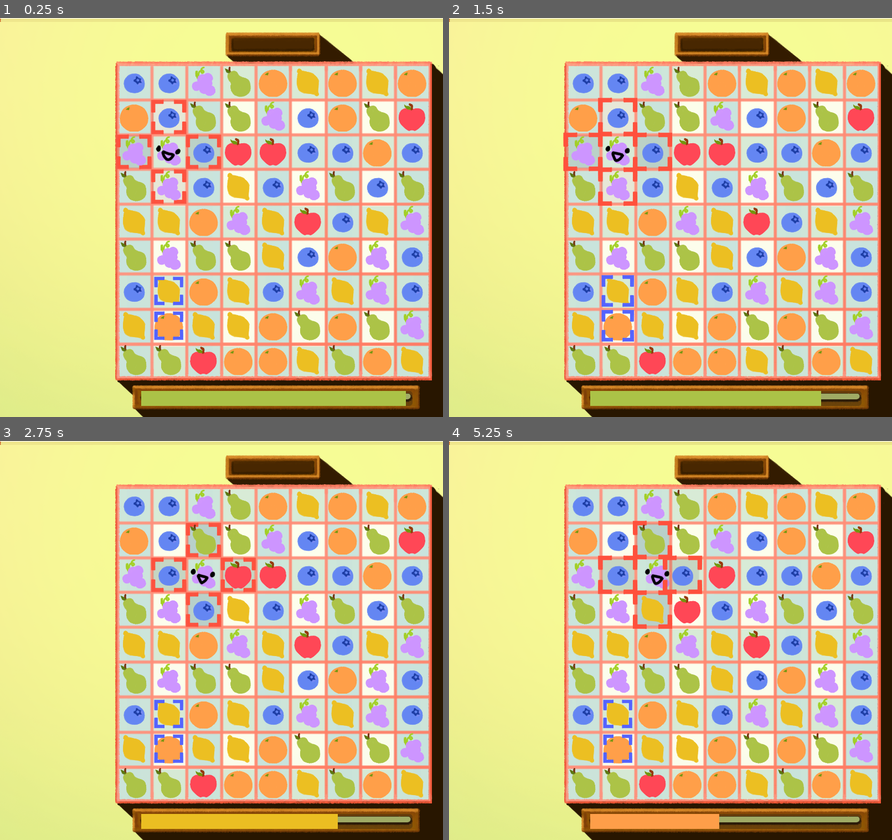
Above: before the commit, frames 1-4 (two rows, left to right).
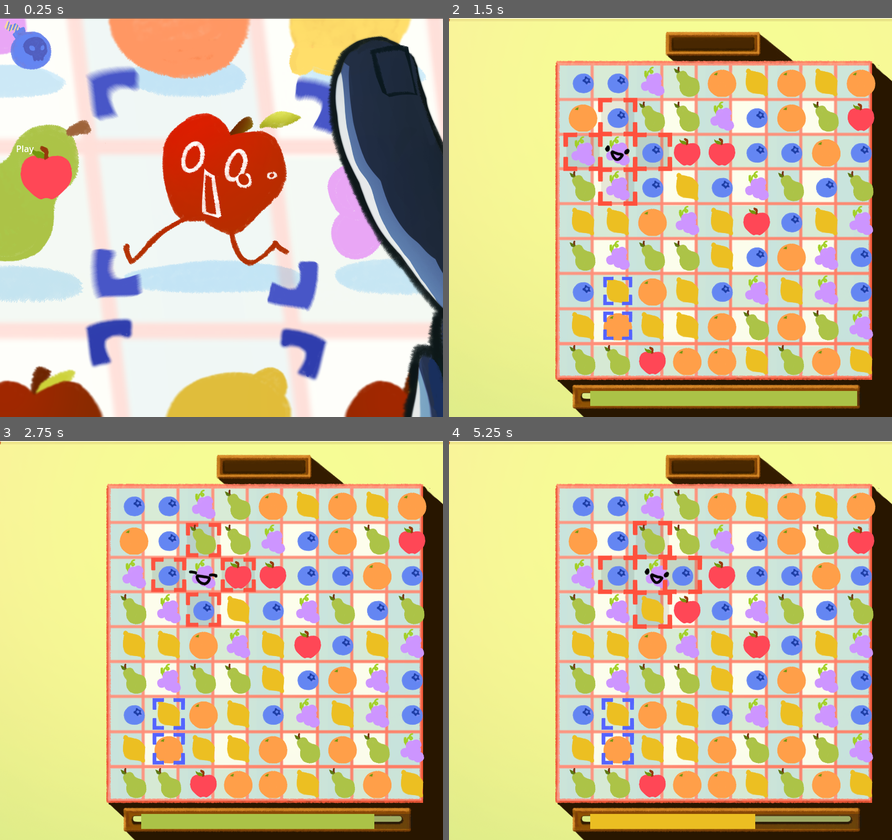
Above: after the commit, the same moments.

Repository: hulien22/gmtk2023
Game: Godot game, scene res://scenes/MainMenu.tscn
Two runs of this game, one before a commit and one after it. Both use one fixed random seed, a clock stepped at 60 frames per second and the inputs below. Before the commit the project starts from res://scenes/main.tscn.
Inputs (mouse positions are in pixels of both pictures, inside the frame that each line leads up to):
- Up to frame 1 (0.25 s): no input
- Up to frame 2 (1.5 s): click (480, 49) at 0.52 s; click (493, 173) at 1.25 s, where only the run after the commit has a clickable "Play"
- Up to frame 3 (2.75 s): hold Right (player_movement_right) from 2.03 s (still down)
- Up to frame 4 (5.25 s): release Right (player_movement_right) at 2.78 s; hold S (player_movement_down) 2.78-3.53 s; hold Right (player_movement_right) 3.53-4.28 s; hold Up (player_movement_up) 4.28-5.03 s; hold Left (player_movement_left) from 5.03 s (still down)

The runs differ from the first frame. In frame 1, 97% of the frame differs, in the area x 0-100%, y 0-100%; in frame 2, 19%; in frame 3, 21%; in frame 4, 21%.

Commit message:
some animation partially done

Diff:
--- a/project.godot
+++ b/project.godot
@@ -11,7 +11,7 @@
 [application]
 
 config/name="gmtk2023"
-run/main_scene="res://scenes/main.tscn"
+run/main_scene="res://scenes/MainMenu.tscn"
 config/features=PackedStringArray("4.1", "Forward Plus")
 config/icon="res://art/icon.svg"
 
--- a/scenes/AudioAutoload.gd
+++ b/scenes/AudioAutoload.gd
@@ -3,6 +3,8 @@
 @export var song: AudioStream
 @export var pops: Array[AudioStream]
 @export var voices: Array[AudioStream]
+
+var music_stopped: bool = false
 
 func _ready():
 	stream = song
@@ -11,10 +13,13 @@
 func _on_finished():
 	play()
 
+func toggle_music():
+	stream_paused = !stream_paused
+
 func play_pop(cascades):
 	$SoundEffect.stream = pops[cascades%len(pops)]
 	$SoundEffect.play()
 
 func play_voice(cascades):
-	$VoiceEffect.stream = voices[min(cascades,len(voices))]
+	$VoiceEffect.stream = voices[min(max(0,cascades),len(voices)-1)]
 	$VoiceEffect.play()
--- a/scenes/AudioAutoload.tscn
+++ b/scenes/AudioAutoload.tscn
@@ -26,3 +26,5 @@
 [node name="SoundEffect" type="AudioStreamPlayer" parent="."]
 
 [node name="VoiceEffect" type="AudioStreamPlayer" parent="."]
+
+[connection signal="finished" from="." to="." method="_on_finished"]
--- /dev/null
+++ b/scenes/MainMenu.gd
@@ -0,0 +1,12 @@
+extends Control
+
+var main_scene: PackedScene
+
+func _ready():
+	main_scene = preload("res://scenes/main.tscn")
+
+func _on_play():
+	get_tree().change_scene_to_packed(main_scene)
+
+func _on_toggle_music():
+	AudioAutoload.toggle_music()
--- /dev/null
+++ b/scenes/MainMenu.tscn
@@ -0,0 +1,47 @@
+[gd_scene load_steps=5 format=3 uid="uid://bhwbf6yt3gnjl"]
+
+[ext_resource type="Texture2D" uid="uid://y8kqi24xhcvr" path="res://art/main screen.png" id="1_dmcw2"]
+[ext_resource type="Script" path="res://scenes/MainMenu.gd" id="1_fxaa3"]
+[ext_resource type="Texture2D" uid="uid://cxh5pva6q3vqy" path="res://art/fruits/apple.png" id="2_6hdg1"]
+[ext_resource type="Texture2D" uid="uid://vaqekofg073i" path="res://art/fruits/blueberry_explode.png" id="4_eyb1p"]
+
+[node name="MainMenu" type="Control"]
+layout_mode = 3
+anchors_preset = 15
+anchor_right = 1.0
+anchor_bottom = 1.0
+grow_horizontal = 2
+grow_vertical = 2
+script = ExtResource("1_fxaa3")
+
+[node name="Background" type="TextureRect" parent="."]
+layout_mode = 0
+offset_left = -274.0
+offset_top = 1.0
+offset_right = 1003.0
+offset_bottom = 720.0
+texture = ExtResource("1_dmcw2")
+expand_mode = 1
+
+[node name="PlayButton" type="TextureButton" parent="."]
+layout_mode = 0
+offset_left = 29.0
+offset_top = 224.0
+offset_right = 139.0
+offset_bottom = 334.0
+texture_normal = ExtResource("2_6hdg1")
+
+[node name="RichTextLabel" type="RichTextLabel" parent="PlayButton"]
+layout_mode = 0
+offset_right = 40.0
+offset_bottom = 40.0
+text = "Play"
+
+[node name="ToggleMusicButton" type="TextureButton" parent="."]
+layout_mode = 0
+offset_right = 40.0
+offset_bottom = 40.0
+texture_normal = ExtResource("4_eyb1p")
+
+[connection signal="pressed" from="PlayButton" to="." method="_on_play"]
+[connection signal="pressed" from="ToggleMusicButton" to="." method="_on_toggle_music"]
--- /dev/null
+++ b/scenes/VoiceAnimator.gd
@@ -0,0 +1,21 @@
+extends AnimationPlayer
+
+@export var lines: Array[String]
+
+var current_line = 0
+# Called when the node enters the scene tree for the first time.
+func _ready():
+	pass # Replace with function body.
+
+
+# Called every frame. 'delta' is the elapsed time since the previous frame.
+func _process(delta):
+	pass
+
+func play_animation(line):
+	current_line = line
+	$VoiceLabel.text = lines[min(max(0,line), len(lines)-1)]
+	play("ShowVoiceLine")
+
+func play_audio():
+	AudioAutoload.play_voice(current_line)
--- a/scenes/main.gd
+++ b/scenes/main.gd
@@ -151,8 +151,9 @@
 #		$Grid2.disable_all_clickable_tiles()
 		# wait a bit in between drops
 		await get_tree().create_timer(0.4).timeout
-	if cascades >= 0:
-		AudioAutoload.play_voice(cascades)
+	if cascades > 0:
+
+		$VoiceAnimator.play_animation(cascades-1)
 
 func select_finger_swap():
 	# TODO do we need to be smarter about this to stop player from just corner camping?
--- a/scenes/main.tscn
+++ b/scenes/main.tscn
@@ -10,6 +10,8 @@
 [ext_resource type="Texture2D" uid="uid://bcmtmyj0me6yt" path="res://art/template_colored_3.png" id="6_ufsn4"]
 [ext_resource type="Texture2D" uid="uid://ddiurxqm6pxxq" path="res://art/hand_select_1.png" id="7_x3yof"]
 [ext_resource type="Texture2D" uid="uid://tdko3ersywby" path="res://art/hand_select_2.png" id="8_1ck4k"]
+[ext_resource type="Script" path="res://scenes/VoiceAnimator.gd" id="11_ituqj"]
+[ext_resource type="FontFile" uid="uid://7iviy2484hp7" path="res://fonts/Kamryn 3D Italic D.otf" id="12_mueh2"]
 
 [sub_resource type="SpriteFrames" id="SpriteFrames_g014k"]
 animations = [{
@@ -24,6 +26,41 @@
 "name": &"default",
 "speed": 5.0
 }]
+
+[sub_resource type="Animation" id="Animation_8hddg"]
+resource_name = "ShowVoiceLine"
+length = 5.0
+tracks/0/type = "value"
+tracks/0/imported = false
+tracks/0/enabled = true
+tracks/0/path = NodePath("VoiceAnimator/VoiceLabel:position")
+tracks/0/interp = 1
+tracks/0/loop_wrap = true
+tracks/0/keys = {
+"times": PackedFloat32Array(0, 0.5, 1.5, 2.5),
+"transitions": PackedFloat32Array(1, 1, 1, 1),
+"update": 0,
+"values": [Vector2(5, -180), Vector2(8, -12), Vector2(8, -12), Vector2(5, -180)]
+}
+tracks/1/type = "method"
+tracks/1/imported = false
+tracks/1/enabled = true
+tracks/1/path = NodePath("VoiceAnimator")
+tracks/1/interp = 1
+tracks/1/loop_wrap = true
+tracks/1/keys = {
+"times": PackedFloat32Array(0.5),
+"transitions": PackedFloat32Array(1),
+"values": [{
+"args": [],
+"method": &"play_audio"
+}]
+}
+
+[sub_resource type="AnimationLibrary" id="AnimationLibrary_w28sn"]
+_data = {
+"ShowVoiceLine": SubResource("Animation_8hddg")
+}
 
 [node name="main" type="Node2D"]
 script = ExtResource("1_clwvd")
@@ -47,7 +84,7 @@
 texture = ExtResource("5_tdp6m")
 
 [node name="TemplateColored3" type="Sprite2D" parent="."]
-position = Vector2(177, 367)
+position = Vector2(161, 366)
 texture = ExtResource("6_ufsn4")
 
 [node name="Grid2" parent="." instance=ExtResource("2_tq8kh")]
@@ -93,3 +130,25 @@
 [node name="Finger" parent="." instance=ExtResource("6_c17ks")]
 position = Vector2(844, 41)
 scale = Vector2(0.28, 0.28)
+
+[node name="VoiceAnimator" type="AnimationPlayer" parent="."]
+libraries = {
+"": SubResource("AnimationLibrary_w28sn")
+}
+script = ExtResource("11_ituqj")
+lines = Array[String](["Balanced", "Healthy", "Nutritious", "Invigorating", "Keto-tacular", "Paleo-pocalypse"])
+
+[node name="VoiceLabel" type="RichTextLabel" parent="VoiceAnimator"]
+offset_left = 5.0
+offset_top = -180.0
+offset_right = 378.0
+offset_bottom = -73.0
+theme_override_colors/default_color = Color(0, 0, 0, 1)
+theme_override_fonts/normal_font = ExtResource("12_mueh2")
+theme_override_font_sizes/normal_font_size = 81
+text = "Nutritious"
+fit_content = true
+scroll_active = false
+autowrap_mode = 0
+
+[connection signal="animation_finished" from="VoiceAnimator" to="VoiceAnimator" method="_on_animation_finished"]
Not shown: 1 places in scenes/main.tscn that only renumber resources
